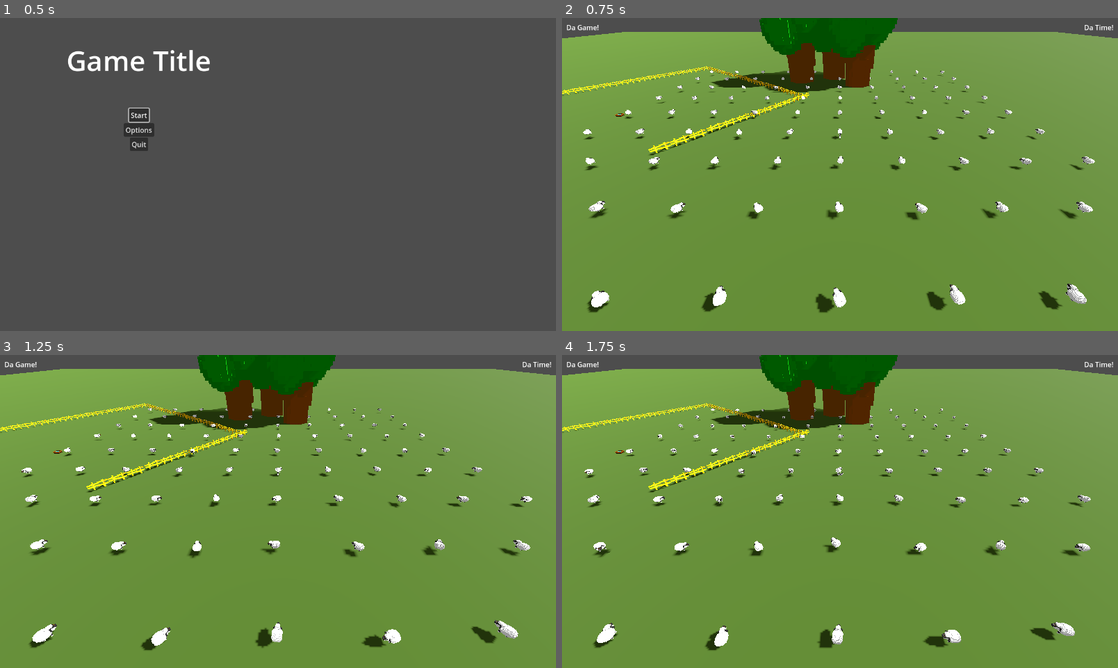
Above: before the commit, frames 1-4 (two rows, left to right).
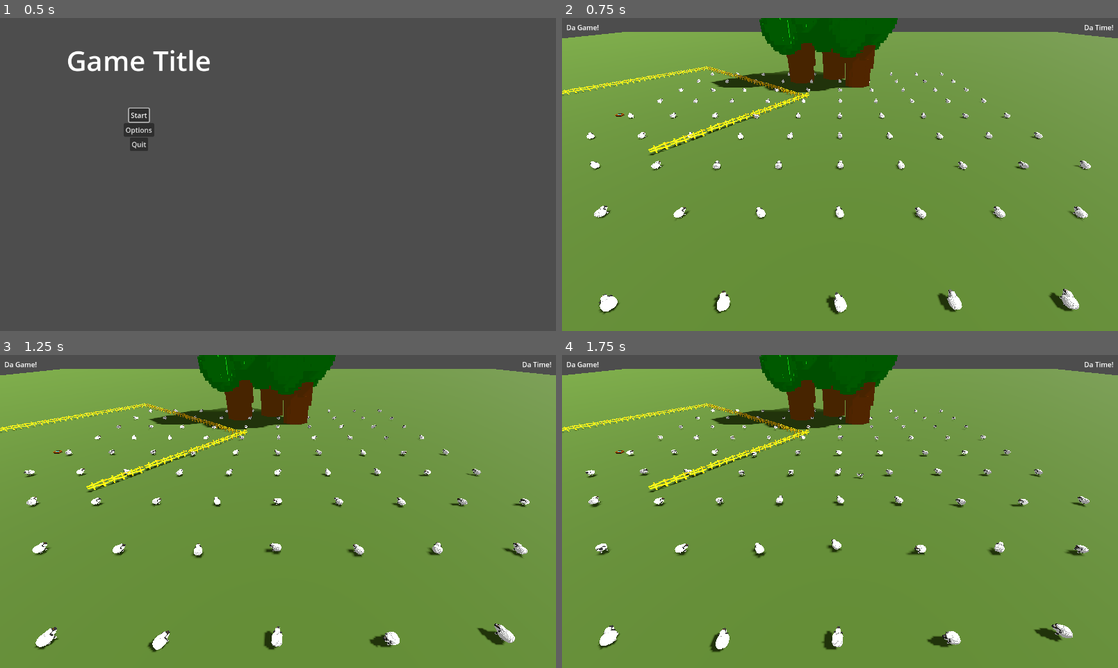
Above: after the commit, the same moments.

Repository: hunttis/ld-58
Game: Godot game, scene res://assets/scenes/master.tscn
Same seed, same stepped clock (60 frames per second), same inputs: the game is played once before the commit and once after it.
Inputs (mouse positions are in pixels of both pictures, inside the frame that each line leads up to):
- Up to frame 1 (0.5 s): no input
- Up to frame 2 (0.75 s): click "Start" at 0.5 s
- Up to frame 3 (1.25 s): no input
- Up to frame 4 (1.75 s): move the mouse to (962, 495) at 1.27 s; click (962, 495) at 1.35 s

Frame 1 is identical in both runs. In frame 2, 4.1% of the frame differs, in the area x 3-96%, y 16-95%; in frame 3, 3.1%; in frame 4, 2.2%.

Commit message:
make levitation a bit less severe

Diff:
--- a/assets/scenes/game.gd
+++ b/assets/scenes/game.gd
@@ -6,6 +6,6 @@
   for x in range(10):
     for z in range(10):
       var sheep = SheepScene.instantiate()
-      sheep.position = Vector3(x * 10 - 50, 1, z * 10 - 50)
+      sheep.position = Vector3(x * 10 - 50, 0, z * 10 - 50)
       sheep.add_to_group("sheep")
       add_child(sheep)
--- a/assets/scenes/game/dog/Dog.tscn
+++ b/assets/scenes/game/dog/Dog.tscn
@@ -4,6 +4,7 @@
 [ext_resource type="PackedScene" uid="uid://dwa2yq4tabt6r" path="res://assets/models/koira.gltf" id="1_yvigx"]
 
 [sub_resource type="BoxShape3D" id="BoxShape3D_yvigx"]
+size = Vector3(1, 0.78308105, 1.3369141)
 
 [sub_resource type="SphereShape3D" id="SphereShape3D_yvigx"]
 radius = 8.0
@@ -12,11 +13,12 @@
 script = ExtResource("1_x35gb")
 bark_cooldown = 0.5
 
+[node name="koira" parent="." instance=ExtResource("1_yvigx")]
+transform = Transform3D(-0.05, 0, -4.371139e-09, 0, 0.05, 0, 4.371139e-09, 0, -0.05, 0, 0, 0)
+
 [node name="CollisionShape3D" type="CollisionShape3D" parent="."]
+transform = Transform3D(1, 0, 0, 0, 1, 0, 0, 0, 1, 0, 0.39154053, -0.07470703)
 shape = SubResource("BoxShape3D_yvigx")
-
-[node name="koira" parent="CollisionShape3D" instance=ExtResource("1_yvigx")]
-transform = Transform3D(-0.05, 0, -4.371139e-09, 0, 0.05, 0, 4.371139e-09, 0, -0.05, 0, 0, 0)
 
 [node name="MoveThreatRange" type="Area3D" parent="."]
 collision_layer = 16
--- a/assets/scenes/game/sheep/Sheep.tscn
+++ b/assets/scenes/game/sheep/Sheep.tscn
@@ -4,6 +4,7 @@
 [ext_resource type="PackedScene" uid="uid://be03sgpy6ajit" path="res://assets/models/lammas.gltf" id="2_6bqu2"]
 
 [sub_resource type="BoxShape3D" id="BoxShape3D_6bqu2"]
+size = Vector3(0.904541, 0.90527344, 1.5105591)
 
 [node name="CharacterBody3D" type="CharacterBody3D"]
 collision_mask = 16
@@ -12,6 +13,7 @@
 weight_dog = 10.0
 
 [node name="CollisionShape3D" type="CollisionShape3D" parent="."]
+transform = Transform3D(1, 0, 0, 0, 1, 0, 0, 0, 1, 0.0052490234, 0.45263672, -0.04812622)
 shape = SubResource("BoxShape3D_6bqu2")
 
 [node name="SheepModel" parent="." instance=ExtResource("2_6bqu2")]
